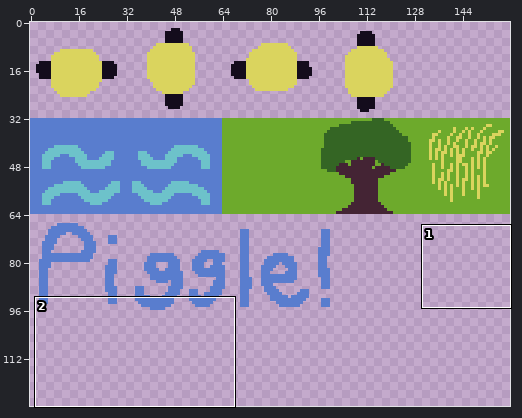
One commit to this sprite sheet: img/sprites.png. The first picture is a wide view before the edit; the outline marks the close-up.
Close-up. Before the edit:
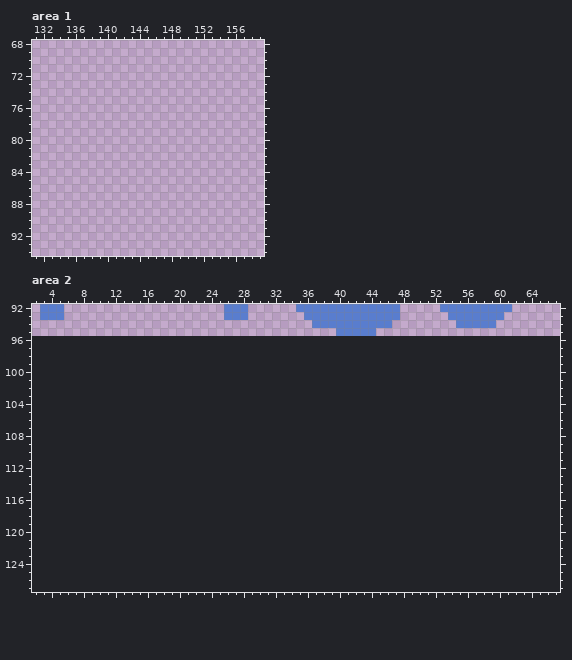
The file is 160x96 pixels. Shown: area 1: x 131..159, y 68..94; area 2: x 2..67, y 92..127. The old version is drawn lined up with the new one, on the new canvas.
New version:
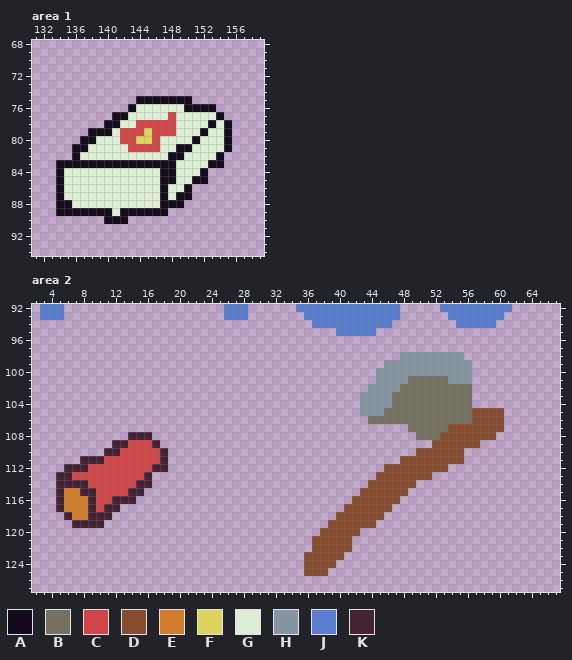
Palette (. is transparent): A #140c1c  B #757161  C #d04648  D #854c30  E #d27d2c  F #dad45e  G #deeed6  H #8595a1  J #597dce  K #442434
What changed:
canvas 160x96 -> 160x128
Area 1:
y 75: x 144..150 ....... -> AAAAAAA
y 76: x 143..153 ........... -> AGGGGGGAAAA
y 77: x 141..154 .............. -> AAGGGGGCGGGGGA
y 78: x 140..155 ................ -> AAGGCCCCCGGGGAGA
y 79: x 138..155 .................. -> AAAGCCCFCCCGGGAGGA
y 80: x 137..155 ................... -> AAGGGCCFFCGGGGAGGGA
y 81: x 136..155 .................... -> AAGGGGGCCCCGGAAGGGGA
y 82: x 136..154 ................... -> AGGGGGGGGGGGAAGGGGA
y 83: x 134..154 ..................... -> AAAAAAAAAAAAAAAGGGGAA
y 84: x 134..152 ................... -> AGGGGGGGGGGGGAAGGGA
y 85: x 134..152 ................... -> AGGGGGGGGGGGGAAGGAA
y 86: x 134..150 ................. -> AGGGGGGGGGGGGAGGA
y 87: x 134..150 ................. -> AGGGGGGGGGGGGAGAA
y 88: x 134..149 ................ -> AAGGGGGGGGGGGAAA
y 89: x 134..147 .............. -> AAAAAAAGAAAAAA
y 90: x 140..142 ... -> AAA
Area 2:
y 98: x 48..55 ........ -> HHHHHHHH
y 99: x 46..56 ........... -> HHHHHHHHHHH
y 100: x 45..56 ............ -> HHHHHHHHHHHH
y 101: x 45..56 ............ -> HHHHBBBBBHHH
y 102: x 44..56 ............. -> HHHHBBBBBBBBB
y 103..104: x 43..56 .............. -> HHHHBBBBBBBBBB
y 105: x 43..60 .................. -> HHHBBBBBBBBBBBDDDD
y 106: x 44..60 ................. -> BBBBBBBBBBBBBDDDD
y 107: x 49..60 ............ -> BBBBBDDDDDDD
y 108: x 14..16 ... -> KKK; x 50..59 .......... -> BBBDDDDDDD
y 109: x 12..17 ...... -> KKCCCK; x 52..57 ...... -> DDDDDD
y 110: x 11..18 ........ -> KKCCCCCK; x 50..55 ...... -> DDDDDD
y 111: x 8..18 ........... -> KKKCCCCCCCK; x 48..55 ........ -> DDDDDDDD
y 112: x 6..18 ............. -> KKKCCCCCCCCKK; x 46..53 ........ -> DDDDDDDD
y 113: x 5..16 ............ -> KKCCCCCCCCCK; x 45..51 ....... -> DDDDDDD
y 114: x 5..16 ............ -> KKKKCCCCCCKK; x 44..49 ...... -> DDDDDD
y 115: x 5..15 ........... -> KEEKKCCCCKK; x 43..48 ...... -> DDDDDD
y 116: x 5..14 .......... -> KEEEKCCKKK; x 42..47 ...... -> DDDDDD
y 117: x 5..12 ........ -> KEEEKCKK; x 41..46 ...... -> DDDDDD
y 118: x 6..11 ...... -> KEEKKK; x 40..45 ...... -> DDDDDD
y 119: x 7..10 .... -> KKKK; x 39..44 ...... -> DDDDDD
y 120: x 38..42 ..... -> DDDDD
y 121..122: x 37..41 ..... -> DDDDD
y 123: x 36..40 ..... -> DDDDD
y 124: x 36..39 .... -> DDDD
y 125: x 36..38 ... -> DDD
Changed places in both close-ups, as pixel boxes (x1, y1, x2, y2):
added: (56, 96, 232, 224)
added: (304, 352, 504, 576)
added: (56, 432, 168, 528)
